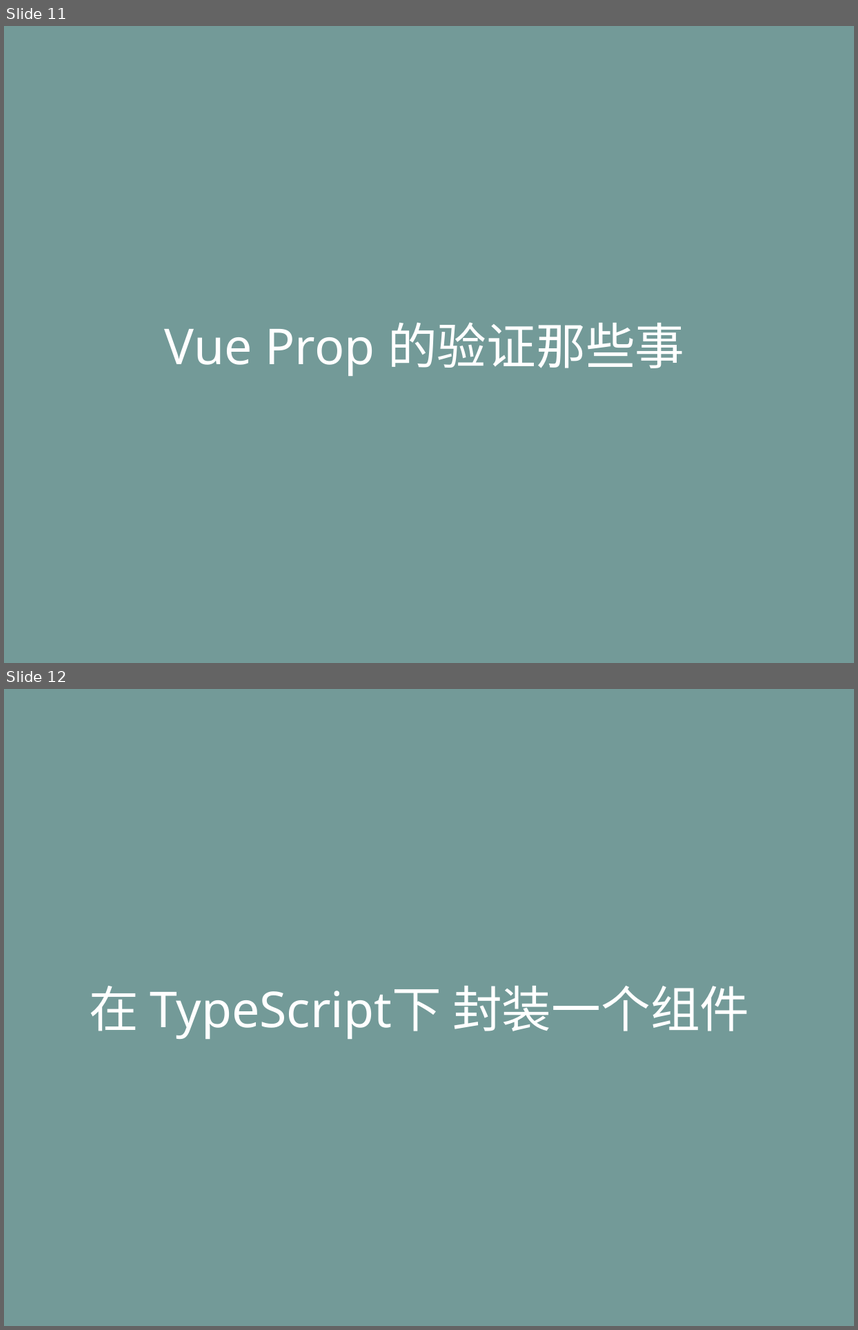
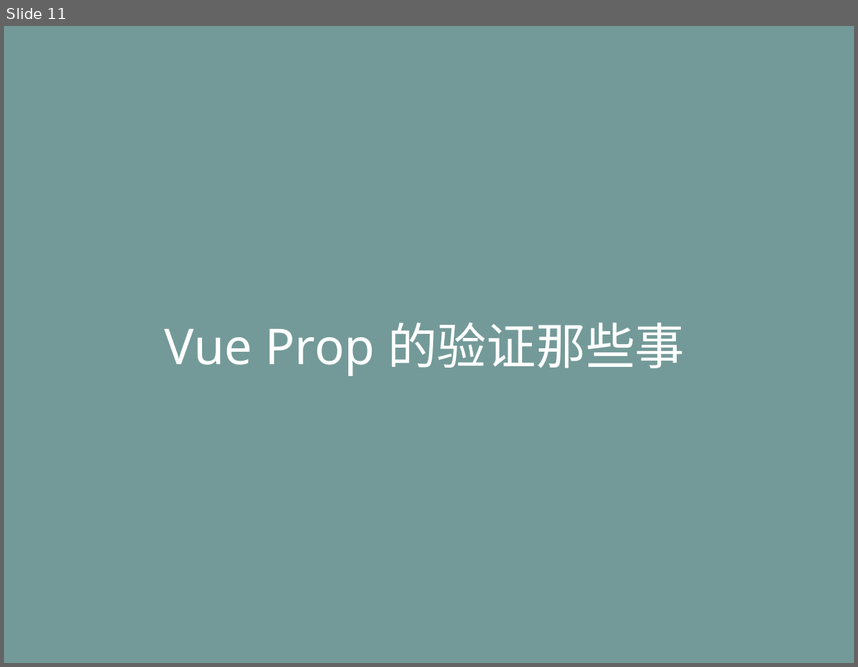
Before and after one commit to life0727/blog, a slide deck: ppt/typescript（三）.pptx. Shown one above the other, each under a label of ours: slides 11 and 12 before the commit, slide 11 after it. The pictures are 858x1330 and 858x667 pixels, drawn with LibreOffice and Linux fonts; fonts in the diff are those of the drawing. Boxes give left, top, right and bottom in pixels: in the first picture for what was removed or moved away, otherwise in the second. Text is boxed around its words. In the diff, an @@ line names an element or a change of style, - is before the commit and + after.

```diff
--- a/ppt/typescript（三）.pptx
+++ b/ppt/typescript（三）.pptx
@@ slide 12 removed at bbox=[4, 689, 854, 1326], background #739A98 @@
@@ text removed at bbox=[89, 986, 749, 1039] @@
-在 TypeScript下 封装一个组件
```
Also in this commit, not shown: 3 slides changed, 6 slides added.
